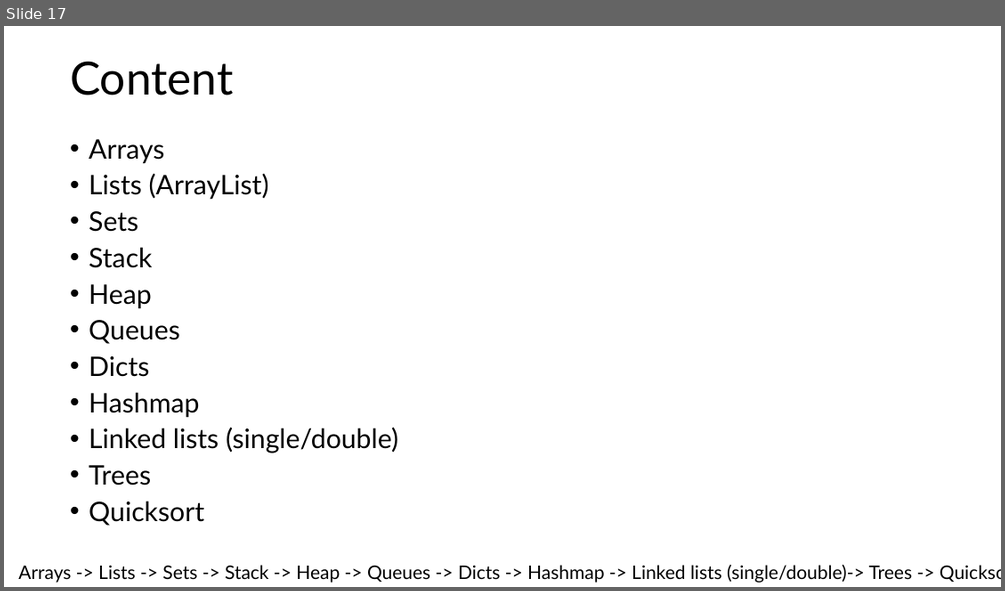
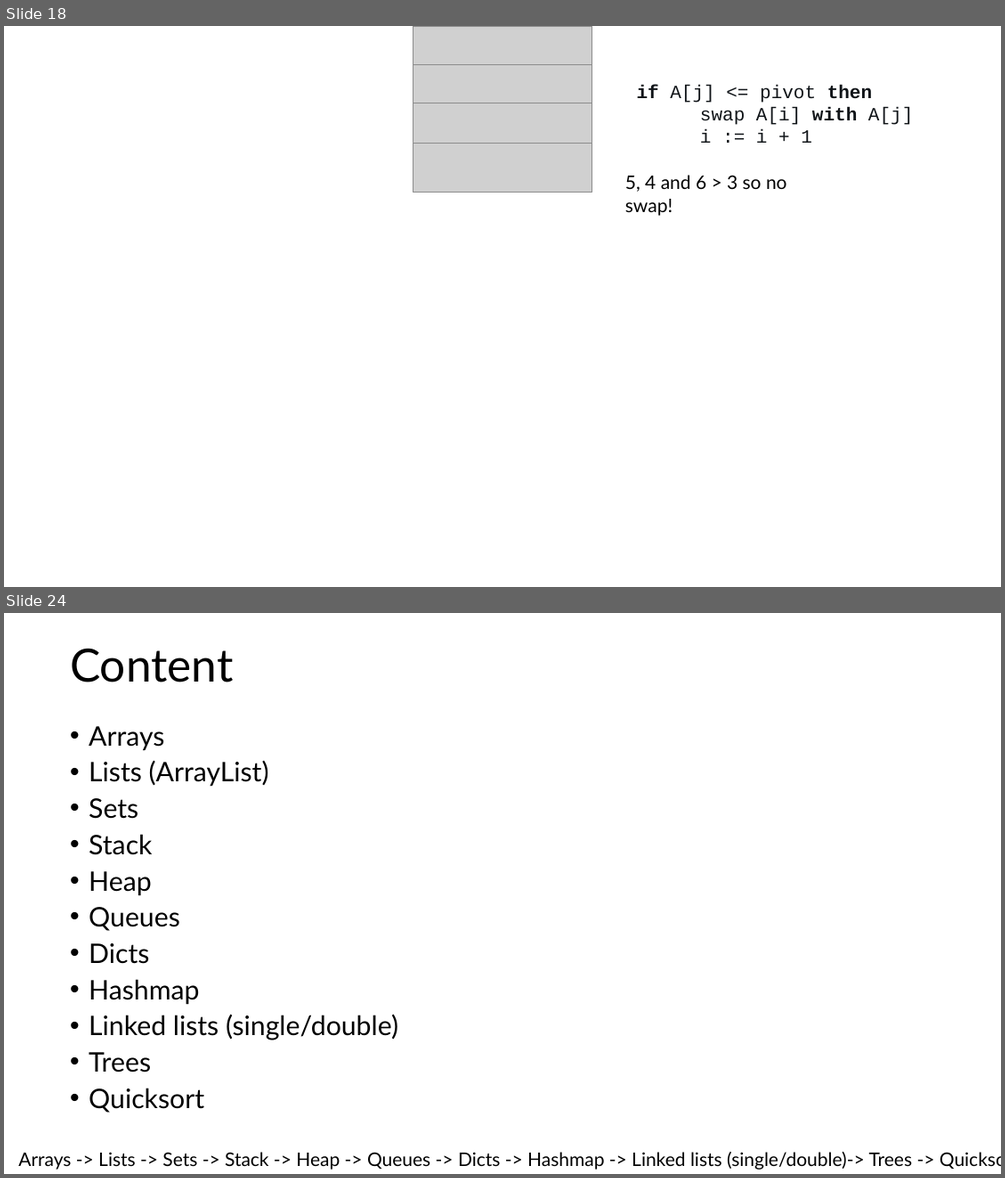
Before and after one commit to HU-TI-DEV/TI-S4, a slide deck: software/algoritmen_en_datastructuren/files/Data structures.pptx. Shown one above the other, each under a label of ours: slide 17 before the commit, slides 18 and 24 after it; the slides between them are not shown. The pictures are 1005x591 and 1005x1178 pixels, drawn with LibreOffice and Linux fonts; fonts in the diff are those of the drawing; grey boxes stand for pictures. Boxes give left, top, right and bottom in pixels: in the first picture for what was removed or moved away, otherwise in the second. Text is boxed around its words. In the diff, an @@ line names an element or a change of style, - is before the commit and + after.

```diff
--- a/software/algoritmen_en_datastructuren/files/Data structures.pptx
+++ b/software/algoritmen_en_datastructuren/files/Data structures.pptx
@@ slide 18 added at bbox=[4, 26, 1001, 587], background #FFFFFF @@
@@ picture added at bbox=[413, 26, 592, 75] @@
@@ picture added at bbox=[413, 65, 592, 114] @@
@@ picture added at bbox=[413, 103, 592, 152] @@
@@ text added at bbox=[637, 85, 913, 143], 18 pt, text #101418 @@
+if A[j] <= pivot then
+swap A[i] with A[j]
+i := i + 1
@@ picture added at bbox=[413, 143, 592, 192] @@
@@ text added at bbox=[625, 175, 787, 216], 18 pt, text #000000 @@
+5, 4 and 6 > 3 so no swap!
@@ what was slide 17 is now slide 24 @@
```
Also in this commit, not shown: 6 other slides added.
